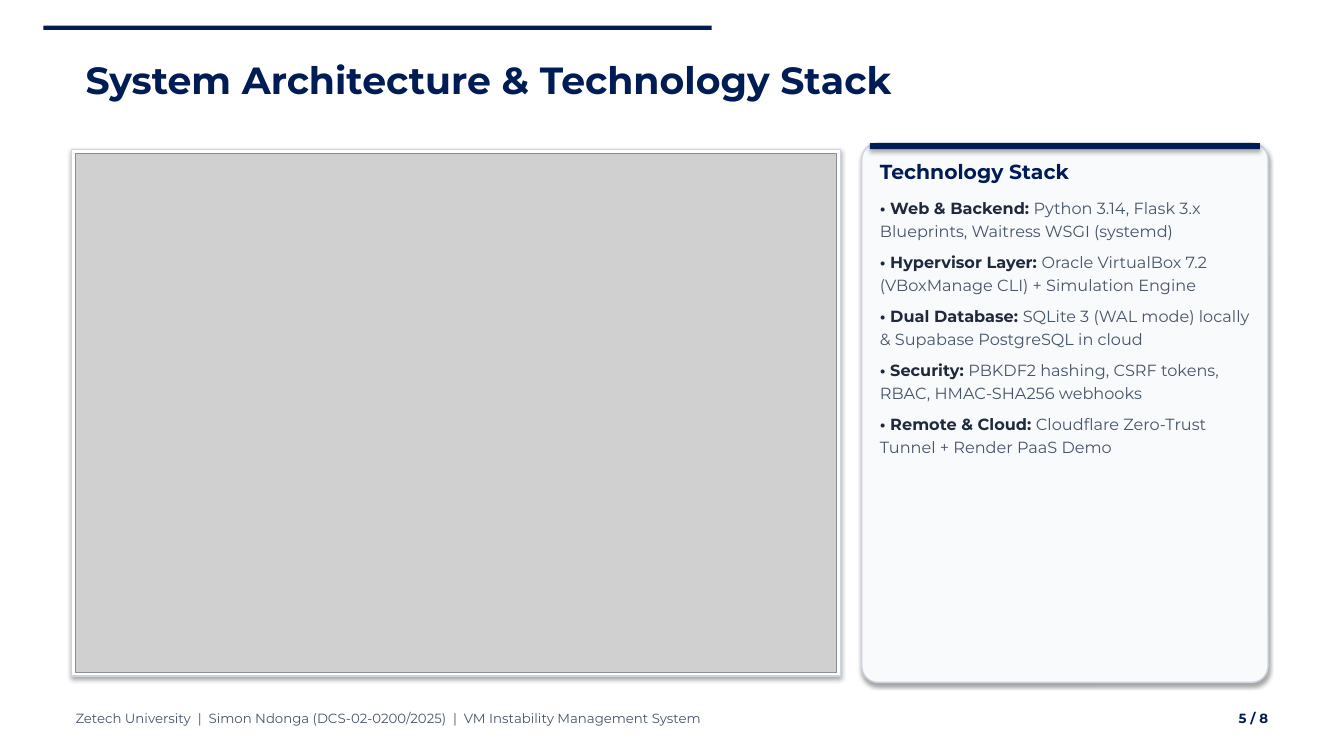
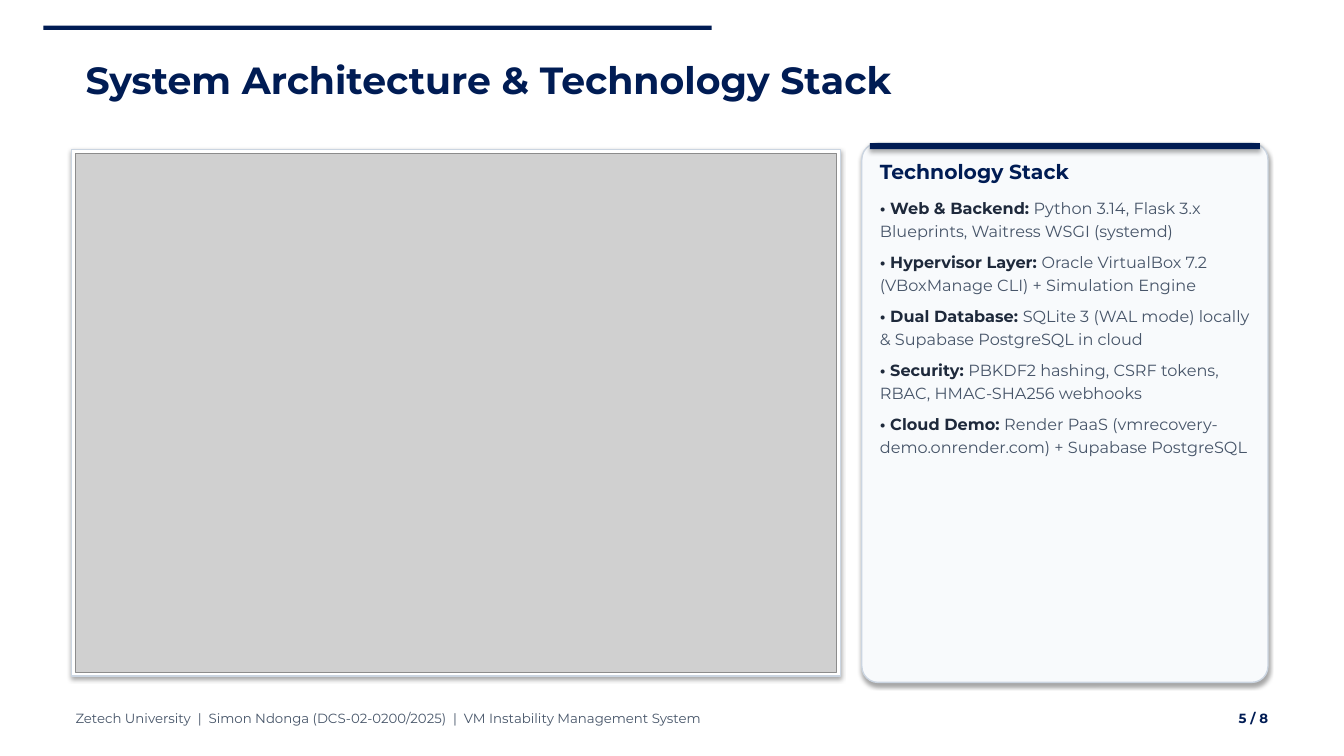
Before and after one commit to nomadspecter/vmrecovery, a slide deck: slide 5 of Milestones/Project_Presentation_8Slides_SimonNdonga.pptx. Drawn at 1344x756 pixels with LibreOffice and Linux fonts; fonts in the diff are those of the drawing; grey boxes stand for pictures; background and template pictures are left out. Boxes give left, top, right and bottom in pixels: in the first picture for what was removed or moved away, otherwise in the second. Text is boxed around its words. In the diff, an @@ line names an element or a change of style, - is before the commit and + after.

Commit message:
Remove unused Cloudflare Zero-Trust Tunnel references from both presentation decks

```diff
--- a/Milestones/Project_Presentation_8Slides_SimonNdonga.pptx
+++ b/Milestones/Project_Presentation_8Slides_SimonNdonga.pptx
@@ text at [880, 418, 1247, 456]: text changed @@
-• Remote & Cloud: Cloudflare Zero-Trust Tunnel + Render PaaS Demo
+• Cloud Demo: Render PaaS (vmrecovery-demo.onrender.com) + Supabase PostgreSQL
```
Also in this commit, not shown: 2 other slides changed, 3 other files.
